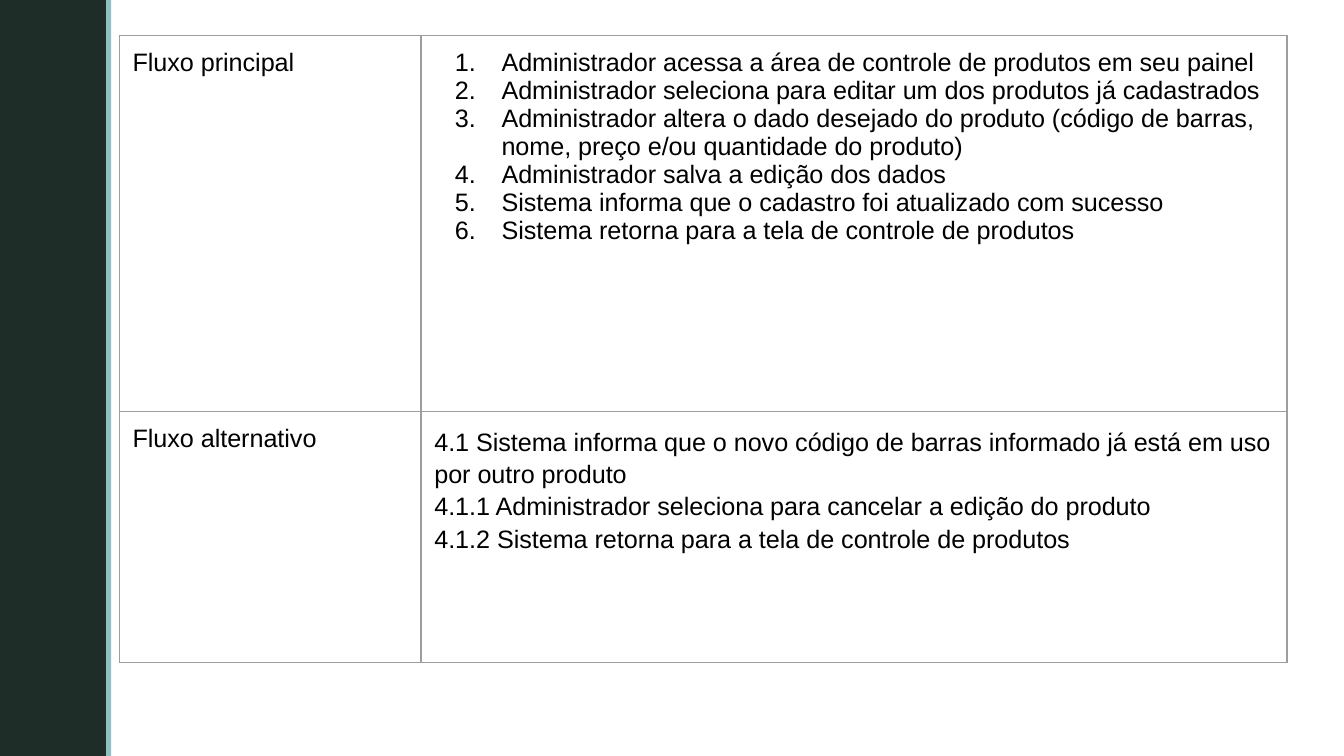
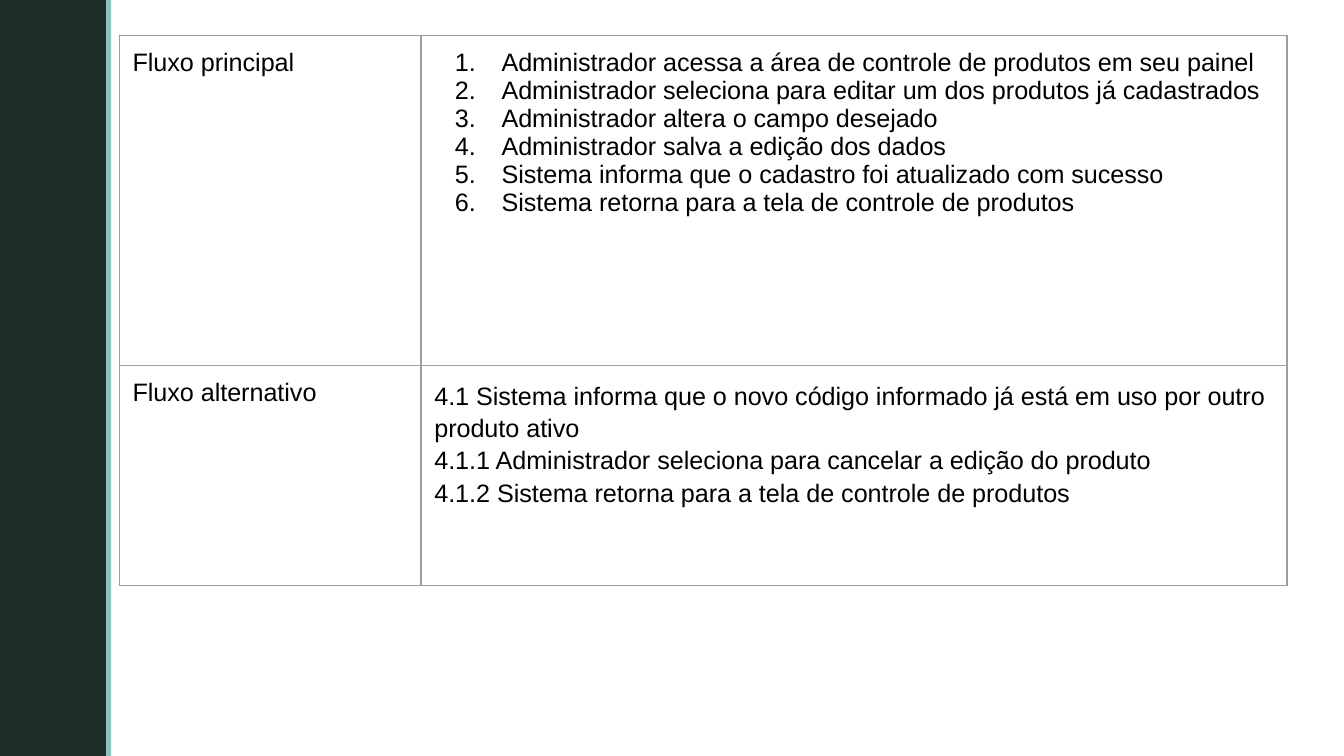
Before and after one commit to GabrielFVieira/PDV_Grupo5_Projeto_Software, a slide deck: slide 15 of documentos/Casos de Uso/CasosDeUso_Requisitos.pptx (slide 18 before the commit). Drawn at 1344x756 pixels with LibreOffice and Linux fonts; fonts in the diff are those of the drawing; background and template pictures are left out. Boxes give left, top, right and bottom in pixels: in the first picture for what was removed or moved away, otherwise in the second. Text is boxed around its words. In the diff, an @@ line names an element or a change of style, - is before the commit and + after.

Commit message:
Atualizados casos de uso

```diff
--- a/documentos/Casos de Uso/CasosDeUso_Requisitos.pptx
+++ b/documentos/Casos de Uso/CasosDeUso_Requisitos.pptx
@@ table at bbox=[120, 36, 1288, 511] @@
-row 1, column 2: Administrador acessa a área de controle de produtos em seu painel / Administrador seleciona para editar um dos produtos já cadastrados / Administrador altera o dado desejado do produto (código de barras, nome, preço e/ou quantidade do produto) / Administrador salva a edição dos dados / Sistema informa que o cadastro foi atualizado com sucesso / Sistema retorna para a tela de controle de produtos
+row 1, column 2: Administrador acessa a área de controle de produtos em seu painel / Administrador seleciona para editar um dos produtos já cadastrados / Administrador altera o campo desejado / Administrador salva a edição dos dados / Sistema informa que o cadastro foi atualizado com sucesso / Sistema retorna para a tela de controle de produtos
-row 2, column 2: 4.1 Sistema informa que o novo código de barras informado já está em uso por outro produto / 4.1.1 Administrador seleciona para cancelar a edição do produto / 4.1.2 Sistema retorna para a tela de controle de produtos
+row 2, column 2: 4.1 Sistema informa que o novo código informado já está em uso por outro produto ativo / 4.1.1 Administrador seleciona para cancelar a edição do produto / 4.1.2 Sistema retorna para a tela de controle de produtos
```
Also in this commit, not shown: 16 other slides changed, 3 slides added, 2 slides removed, 3 other files.
